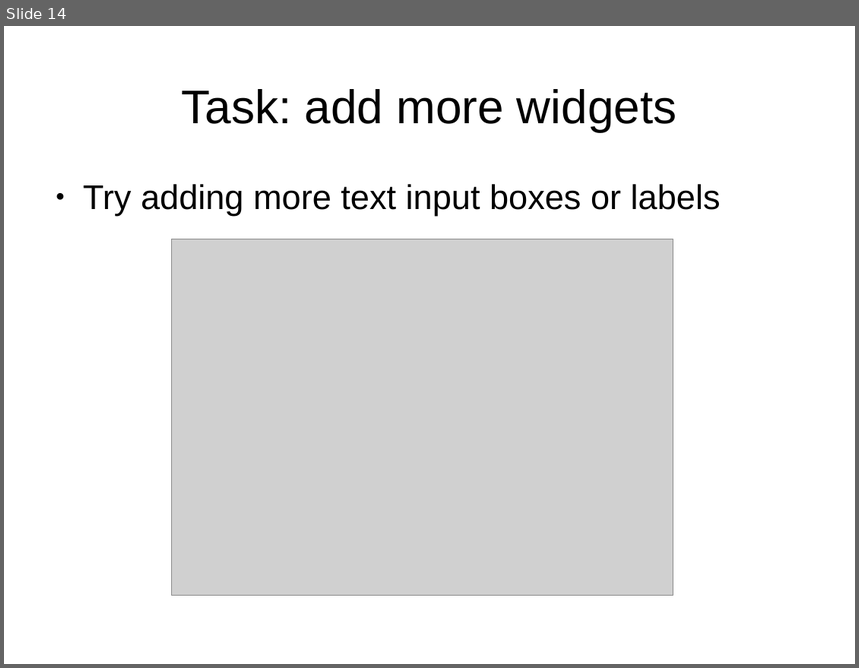
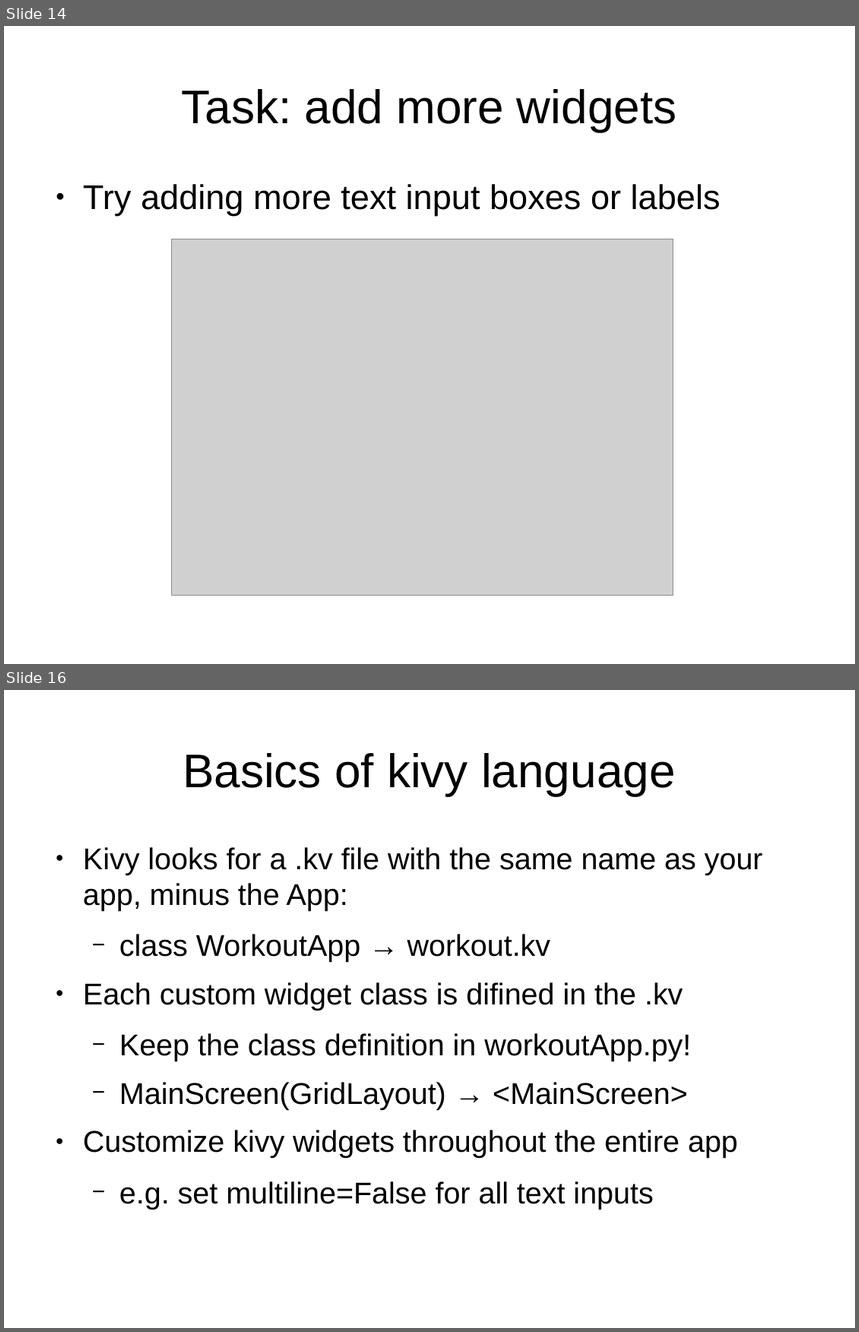
Before and after one commit to adasilva/intro_kivy, a slide deck: intro_kivy.odp. Shown one above the other, each under a label of ours: slide 14 before the commit, slides 14 and 16 after it; the slides between them are not shown. The pictures are 859x668 and 859x1332 pixels, drawn with LibreOffice and Linux fonts; fonts in the diff are those of the drawing; grey boxes stand for pictures. Boxes give left, top, right and bottom in pixels: in the first picture for what was removed or moved away, otherwise in the second. Text is boxed around its words. In the diff, an @@ line names an element or a change of style, - is before the commit and + after.

```diff
--- a/intro_kivy.odp
+++ b/intro_kivy.odp
@@ slide 16 added at (4, 690, 855, 1328), background #FFFFFF @@
@@ title added at (183, 753, 675, 796), 44 pt, text #000000 @@
+Basics of kivy language
@@ text added at (83, 847, 763, 1209), 28 pt, text #000000 @@
+● Kivy looks for a .kv file with the same name as your app, minus the App:
+  − class WorkoutApp → workout.kv
+● Each custom widget class is difined in the .kv
+  − Keep the class definition in workoutApp.py!
+  − MainScreen(GridLayout) → <MainScreen>
+● Customize kivy widgets throughout the entire app
+  − e.g. set multiline=False for all text inputs
```
Also in this commit, not shown: 7 other slides added, 1 slide removed, 2 other files.
